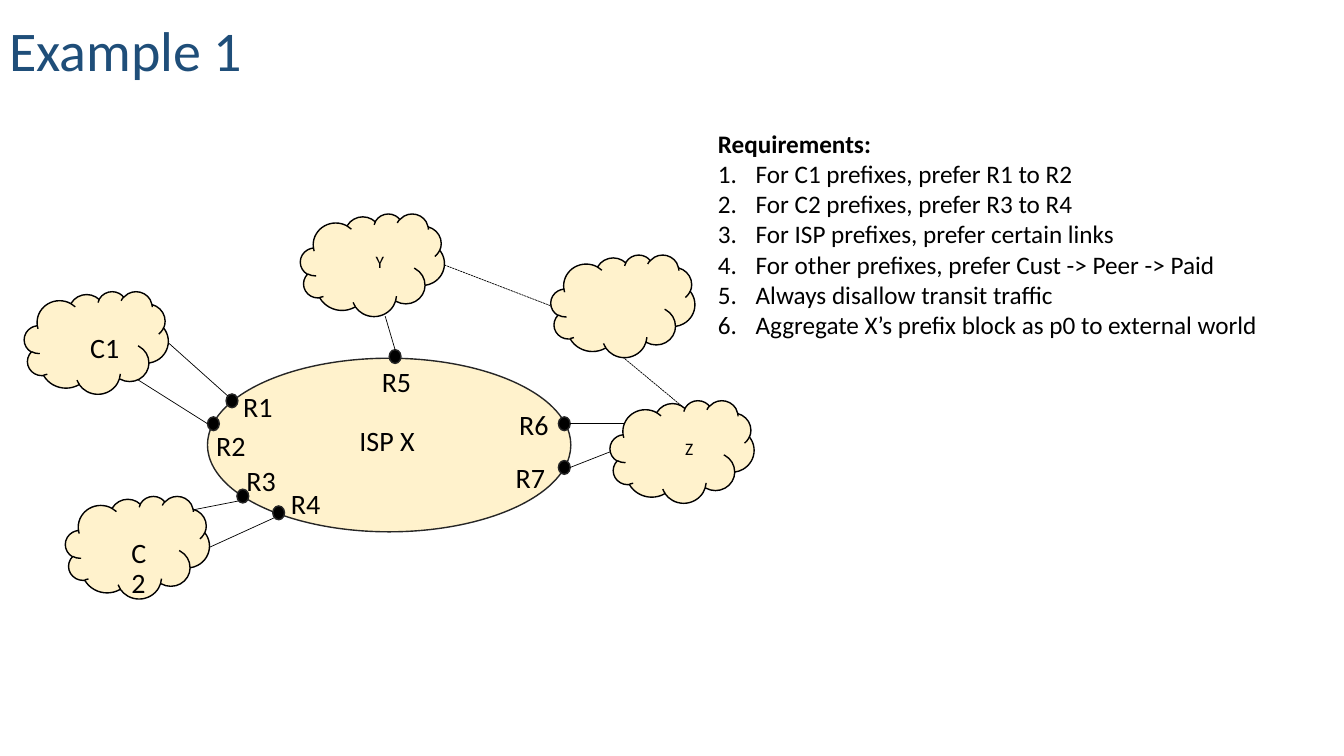
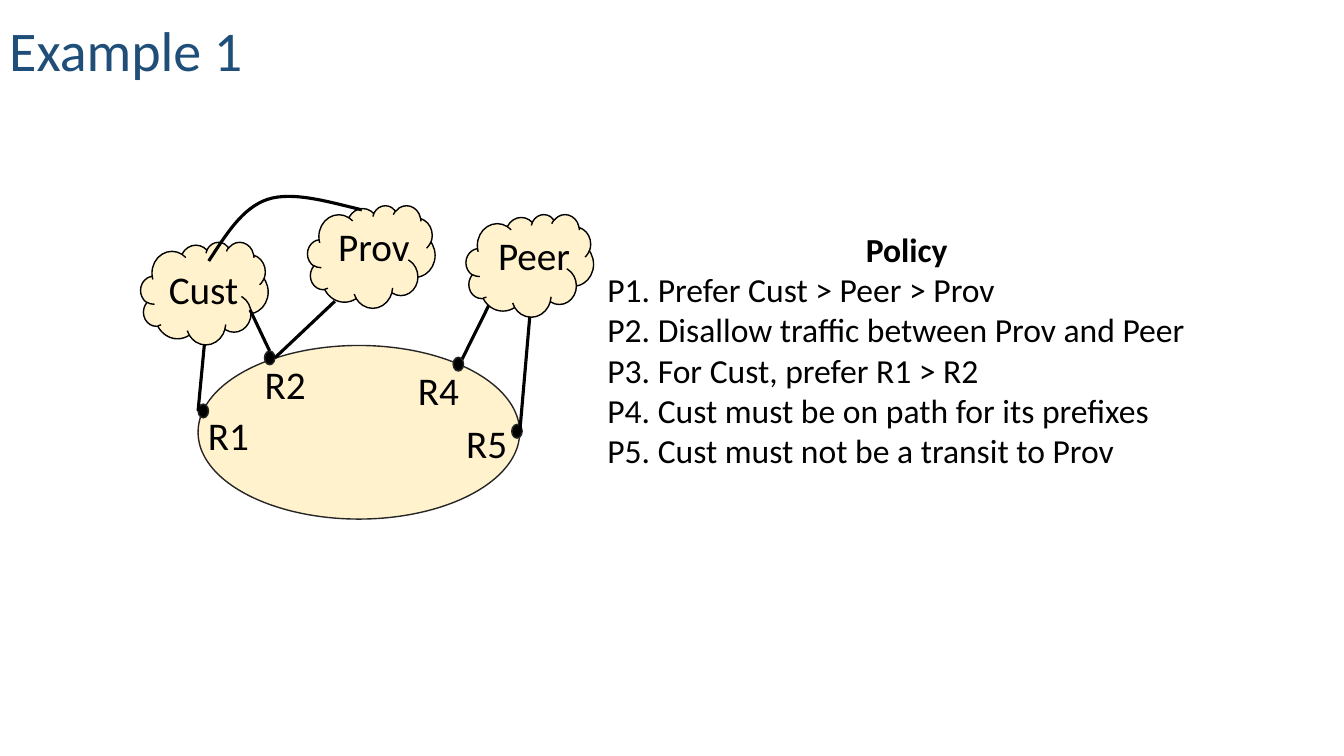
Before and after one commit to rabeckett/propane, a slide deck: slide 2 of paper/figures/examples.pptx. Drawn at 1344x756 pixels with LibreOffice and Linux fonts; fonts in the diff are those of the drawing. Boxes give left, top, right and bottom in pixels: in the first picture for what was removed or moved away, otherwise in the second. Text is boxed around its words. In the diff, an @@ line names an element or a change of style, - is before the commit and + after.

```diff
--- a/paper/figures/examples.pptx
+++ b/paper/figures/examples.pptx
@@ freeform shape added at (209, 197, 362, 261), outline #000000 2.25 pt @@
@@ cloud: place and size @@
-cloud at (300, 214, 445, 317)
+cloud at (308, 206, 435, 309)
@@ text at (338, 236, 409, 262): text changed; size 12.5 to 28 pt @@
-Y
+Prov
@@ cloud: place and size @@
-cloud at (610, 400, 754, 503)
+cloud at (466, 215, 593, 318)
@@ text at (607, 238, 1185, 464): text changed; size 18 to 24 pt @@
-Requirements:
-1. For C1 prefixes, prefer R1 to R2
-2. For C2 prefixes, prefer R3 to R4
-3. For ISP prefixes, prefer certain links
-4. For other prefixes, prefer Cust -> Peer -> Paid
-5. Always disallow transit traffic
-6. Aggregate X’s prefix block as p0 to external world
+Policy
+P1. Prefer Cust > Peer > Prov
+P2. Disallow traffic between Prov and Peer
+P3. For Cust, prefer R1 > R2
+P4. Cust must be on path for its prefixes
+P5. Cust must not be a transit to Prov
@@ cloud: place and size @@
-cloud at (24, 291, 168, 394)
+cloud at (141, 242, 268, 345)
@@ text added at (498, 245, 570, 272), 28 pt, text #000000 @@
+Peer
@@ text at (169, 278, 238, 305): text changed; size 20 to 28 pt @@
-C1
+Cust
@@ line moved from (168, 343) - (228, 396) to (250, 310) - (270, 351) @@
@@ line (250, 310) - (270, 351): stroke #000000 0.5 pt to #000000 2.25 pt @@
@@ line moved from (385, 317) - (395, 350) to (335, 301) - (275, 358) @@
@@ line (335, 301) - (275, 358): stroke #000000 0.5 pt to #000000 2.25 pt @@
@@ line moved from (571, 423) - (625, 423) to (462, 359) - (491, 301) @@
@@ line (462, 359) - (491, 301): stroke #000000 0.5 pt to #000000 2.25 pt @@
@@ line moved from (571, 468) - (611, 452) to (520, 433) - (530, 317) @@
@@ line (520, 433) - (530, 317): stroke #000000 0.5 pt to #000000 2.25 pt @@
@@ ellipse: place and size @@
-ellipse at (208, 358, 571, 531)
+ellipse at (199, 346, 520, 519)
@@ line moved from (137, 380) - (208, 423) to (205, 345) - (199, 411) @@
@@ line (205, 345) - (199, 411): stroke #000000 0.5 pt to #000000 2.25 pt @@
@@ ellipse: place and size @@
-ellipse at (226, 394, 238, 408)
+ellipse at (264, 351, 274, 365)
@@ ellipse: place and size @@
-ellipse at (559, 417, 571, 432)
+ellipse at (454, 357, 464, 371)
@@ text "R2": place and size @@
-text "R2" at (216, 437, 245, 456)
+text "R2" at (265, 373, 306, 399)
@@ size 20 to 28 pt in 4 elements at (208, 424, 249, 450), (265, 373, 306, 399), (466, 433, 507, 468), (418, 379, 459, 405) @@
@@ text "R4": place and size @@
-text "R4" at (291, 496, 320, 521)
+text "R4" at (418, 379, 459, 405)
@@ text "R1": place and size @@
-text "R1" at (243, 399, 272, 417)
+text "R1" at (208, 424, 249, 450)
@@ ellipse: place and size @@
-ellipse at (208, 417, 220, 432)
+ellipse at (199, 404, 209, 418)
@@ text "R5": place and size @@
-text "R5" at (382, 374, 411, 392)
+text "R5" at (466, 433, 507, 468)
@@ ellipse: place and size @@
-ellipse at (559, 461, 571, 475)
+ellipse at (512, 424, 522, 439)
@@ group removed at (66, 255, 696, 599): 6 texts, 4 lines, 3 ellipses, 2 clouds @@
-ISP X
-C2
-Z
-R3
-R6
-R7
```
Also in this commit, not shown: 1 other slide changed, 5 other files.
